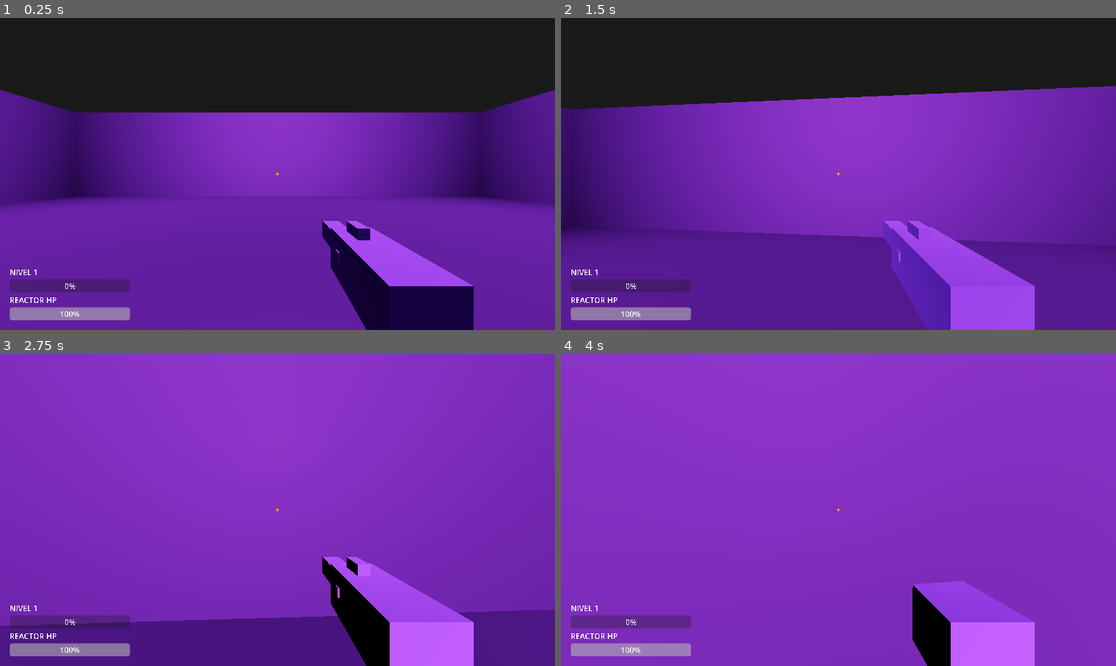
Above: before the commit, frames 1-4 (two rows, left to right).
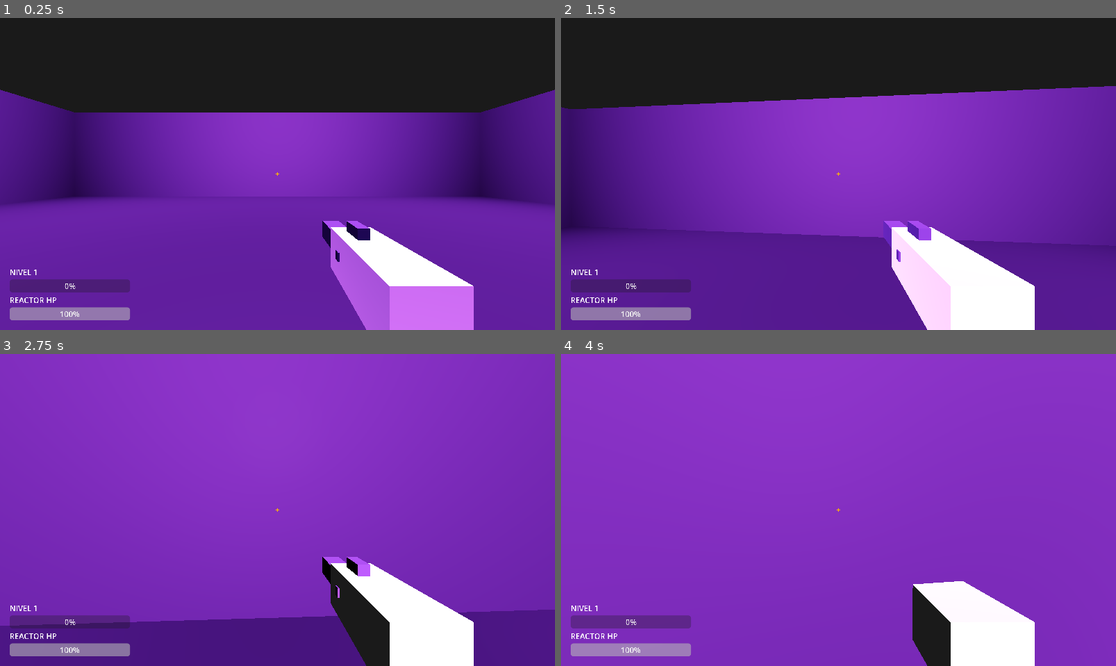
Above: after the commit, the same moments.

Repository: vTrxn/COREBREAKER
Game: Godot game, scene res://Mundo.tscn
The game is run twice, just before and just after one commit, with the same random seed, the same clock (stepped at 60 frames per second) and the same inputs. Sound files missing from this copy of the repository are replaced by a short silence.
Inputs (mouse positions are in pixels of both pictures, inside the frame that each line leads up to):
- Up to frame 1 (0.25 s): no input
- Up to frame 2 (1.5 s): tap Enter at 0.5 s; move the mouse to (866, 174) at 0.52 s; hold W (move_up) from 0.53 s (still down); tap Shift (dash) at 0.6 s; tap Space (saltar) at 0.77 s; move the mouse to (810, 174) at 1.27 s; tap Ctrl (deslizar) at 1.35 s
- Up to frame 3 (2.75 s): keep holding W (move_up); tap Space (saltar) at 1.52 s; move the mouse to (288, 503) at 2.02 s; press the mouse at (288, 503) at 2.03 s
- Up to frame 4 (4 s): keep holding W (move_up); move the mouse to (832, 516) at 2.77 s; release the mouse at (832, 516) at 2.78 s; tap T at 2.85 s; tap Space (saltar) at 3.02, 3.77 s; move the mouse to (877, 513) at 3.52 s; tap 1 at 3.6 s

The runs differ from the first frame. In frame 1, 5.9% of the frame differs, in the area x 59-86%, y 67-100%; in frame 2, 5.9%; in frame 3, 5.9%; in frame 4, 5.0%.

Commit message:
se sincronizaron audios y se quitaron silencios

Diff:
--- a/Jugador.tscn
+++ b/Jugador.tscn
@@ -18,6 +18,8 @@
 
 [sub_resource type="BoxMesh" id="BoxMesh_arma"]
 size = Vector3(0.12, 0.12, 0.32075197)
+
+[sub_resource type="StandardMaterial3D" id="StandardMaterial3D_v1h6a"]
 
 [sub_resource type="StandardMaterial3D" id="StandardMaterial3D_arma"]
 albedo_color = Color(0.22, 0.24, 0.28, 1)
@@ -49,7 +51,7 @@
 [node name="Arma" type="MeshInstance3D" parent="Camera3D" unique_id=1130254928]
 transform = Transform3D(1, 0, 0, 0, 1, 0, 0, 0, 1, 0.22, -0.22, -0.45)
 mesh = SubResource("BoxMesh_arma")
-surface_material_override/0 = SubResource("StandardMaterial3D_arma")
+surface_material_override/0 = SubResource("StandardMaterial3D_v1h6a")
 
 [node name="Arma3" type="MeshInstance3D" parent="Camera3D/Arma" unique_id=802650950]
 transform = Transform3D(-0.00089443306, 0, -0.199998, 0, 0.2, 0, 0.199998, 0, -0.00089443306, -0.031807303, 0.0048906803, -0.08712727)
--- a/scripts/jugador.gd
+++ b/scripts/jugador.gd
@@ -59,6 +59,10 @@
 		audio_pasos = find_child("AudioPasos") as AudioStreamPlayer
 	if not audio_respiracion:
 		audio_respiracion = find_child("AudioRespiracion") as AudioStreamPlayer
+	if audio_pasos:
+		if audio_pasos.stream is AudioStreamMP3:
+			(audio_pasos.stream as AudioStreamMP3).loop = true
+		audio_pasos.finished.connect(_on_audio_pasos_finished)
 	if audio_respiracion:
 		if audio_respiracion.stream is AudioStreamMP3:
 			(audio_respiracion.stream as AudioStreamMP3).loop = true
@@ -148,6 +152,9 @@
 	else:
 		if audio_pasos.playing:
 			audio_pasos.stop()
+func _on_audio_pasos_finished() -> void:
+	if audio_pasos and is_on_floor() and not en_slide:
+		audio_pasos.play()
 func _procesar_audio_salud() -> void:
 	if not audio_respiracion:
 		return
Not shown, changed: audio/dash.mp3
Not shown, changed: audio/pasos.mp3
Not shown, changed: audio/respiracion_baja_vida.mp3
Not shown, changed: audio/salto.mp3
